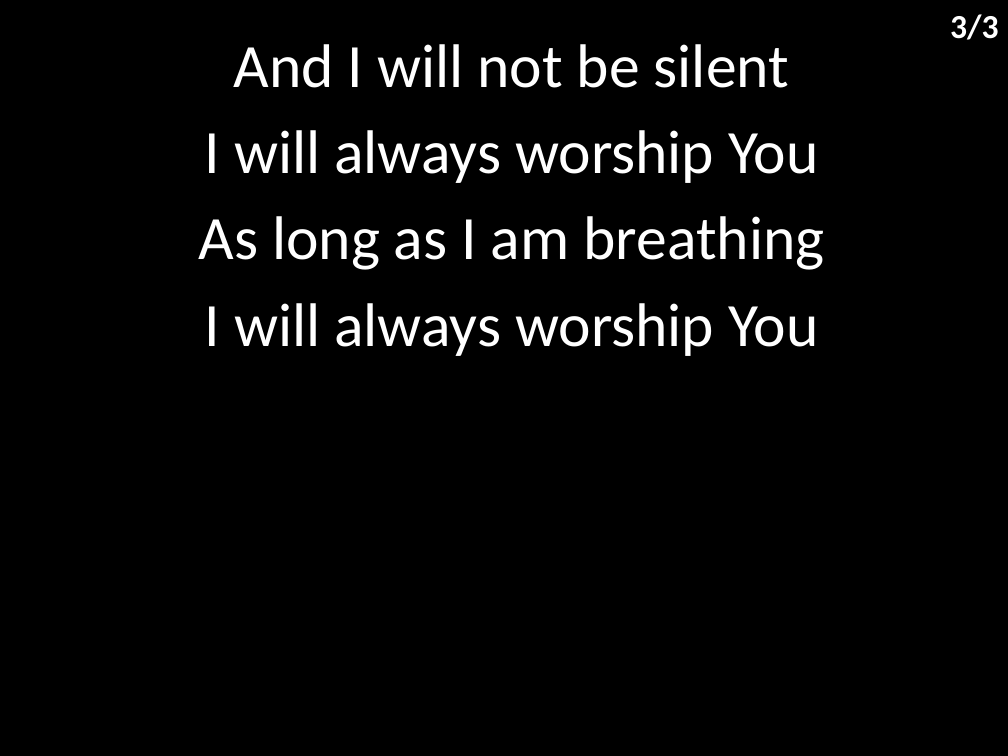
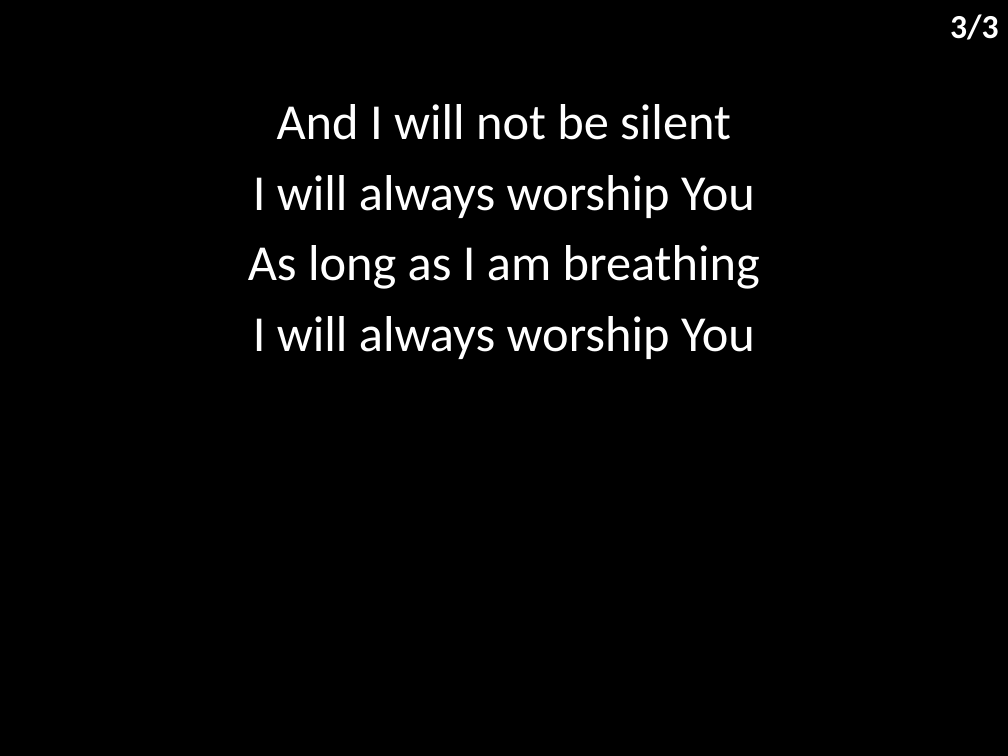
Before and after one commit to hoo-are-ya/worship, a slide deck: slide 4 of docs/songs/my worship.pptx. Drawn at 1008x756 pixels with LibreOffice and Linux fonts; fonts in the diff are those of the drawing. Boxes give left, top, right and bottom in pixels: in the first picture for what was removed or moved away, otherwise in the second. Text is boxed around its words. In the diff, an @@ line names an element or a change of style, - is before the commit and + after.

```diff
--- a/docs/songs/my worship.pptx
+++ b/docs/songs/my worship.pptx
@@ subtitle "And I will not be ...": place and size @@
-subtitle "And I will not be ..." at <box>199,44,824,356</box>
+subtitle "And I will not be ..." at <box>248,104,760,359</box>
@@ subtitle "And I will not be ..." at <box>248,104,760,359</box>: size 44 to 36 pt; less space between paragraphs @@
```
Also in this commit, not shown: 2 other slides changed, 6 other files.
